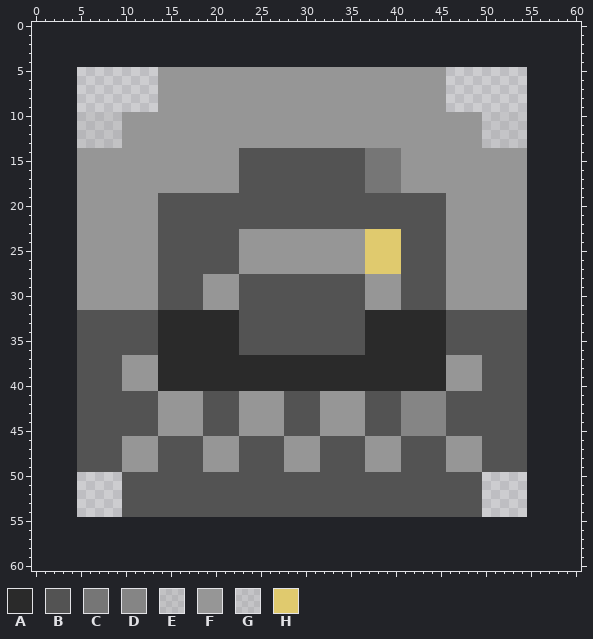
Pixel-art sprite: 170_Series/Assets/Scene one/Art/Phone/icon/setting.png. Above, as it was before the edit.
The file is 50x50 pixels. Pixels under 10% opacity are left out. Colours within 5 levels of each other are drawn and written as one. The old version is drawn lined up with the new one, on the new canvas.
Palette (. is transparent): A #2a2a2a  B #535353  C #767676  D #858585  E #94949432  F #969696  G #9a9a9a2b  H #e0ca6e
Pixels before (only the part around the change), first column x 0:
 0 .............................................................
 1 .............................................................
 2 .............................................................
 3 .............................................................
 4 .............................................................
 5 ..............FFFFFFFFFFFFFFFFFFFFFFFFFFFFFFFF...............
 6 ..............FFFFFFFFFFFFFFFFFFFFFFFFFFFFFFFF...............
 7 ..............FFFFFFFFFFFFFFFFFFFFFFFFFFFFFFFF...............
 8 ..............FFFFFFFFFFFFFFFFFFFFFFFFFFFFFFFF...............
 9 ..............FFFFFFFFFFFFFFFFFFFFFFFFFFFFFFFF...............
10 .....EEEEEFFFFFFFFFFFFFFFFFFFFFFFFFFFFFFFFFFFFFFFFGGGGG......
11 .....EEEEEFFFFFFFFFFFFFFFFFFFFFFFFFFFFFFFFFFFFFFFFGGGGG......
12 .....EEEEEFFFFFFFFFFFFFFFFFFFFFFFFFFFFFFFFFFFFFFFFGGGGG......
13 .....EEEEEFFFFFFFFFFFFFFFFFFFFFFFFFFFFFFFFFFFFFFFFGGGGG......
14 .....FFFFFFFFFFFFFFFFFFBBBBBBBBBBBBBBCCCCFFFFFFFFFFFFFF......
15 .....FFFFFFFFFFFFFFFFFFBBBBBBBBBBBBBBCCCCFFFFFFFFFFFFFF......
16 .....FFFFFFFFFFFFFFFFFFBBBBBBBBBBBBBBCCCCFFFFFFFFFFFFFF......
17 .....FFFFFFFFFFFFFFFFFFBBBBBBBBBBBBBBCCCCFFFFFFFFFFFFFF......
18 .....FFFFFFFFFFFFFFFFFFBBBBBBBBBBBBBBCCCCFFFFFFFFFFFFFF......
19 .....FFFFFFFFFBBBBBBBBBBBBBBBBBBBBBBBBBBBBBBBBFFFFFFFFF......
20 .....FFFFFFFFFBBBBBBBBBBBBBBBBBBBBBBBBBBBBBBBBFFFFFFFFF......
21 .....FFFFFFFFFBBBBBBBBBBBBBBBBBBBBBBBBBBBBBBBBFFFFFFFFF......
22 .....FFFFFFFFFBBBBBBBBBBBBBBBBBBBBBBBBBBBBBBBBFFFFFFFFF......
23 .....FFFFFFFFFBBBBBBBBBFFFFFFFFFFFFFFHHHHBBBBBFFFFFFFFF......
24 .....FFFFFFFFFBBBBBBBBBFFFFFFFFFFFFFFHHHHBBBBBFFFFFFFFF......
25 .....FFFFFFFFFBBBBBBBBBFFFFFFFFFFFFFFHHHHBBBBBFFFFFFFFF......
26 .....FFFFFFFFFBBBBBBBBBFFFFFFFFFFFFFFHHHHBBBBBFFFFFFFFF......
27 .....FFFFFFFFFBBBBBBBBBFFFFFFFFFFFFFFHHHHBBBBBFFFFFFFFF......
28 .....FFFFFFFFFBBBBBFFFFBBBBBBBBBBBBBBFFFFBBBBBFFFFFFFFF......
29 .....FFFFFFFFFBBBBBFFFFBBBBBBBBBBBBBBFFFFBBBBBFFFFFFFFF......
30 .....FFFFFFFFFBBBBBFFFFBBBBBBBBBBBBBBFFFFBBBBBFFFFFFFFF......
31 .....FFFFFFFFFBBBBBFFFFBBBBBBBBBBBBBBFFFFBBBBBFFFFFFFFF......
32 .....BBBBBBBBBAAAAAAAAABBBBBBBBBBBBBBAAAAAAAAABBBBBBBBB......
33 .....BBBBBBBBBAAAAAAAAABBBBBBBBBBBBBBAAAAAAAAABBBBBBBBB......
34 .....BBBBBBBBBAAAAAAAAABBBBBBBBBBBBBBAAAAAAAAABBBBBBBBB......
35 .....BBBBBBBBBAAAAAAAAABBBBBBBBBBBBBBAAAAAAAAABBBBBBBBB......
36 .....BBBBBBBBBAAAAAAAAABBBBBBBBBBBBBBAAAAAAAAABBBBBBBBB......
37 .....BBBBBFFFFAAAAAAAAAAAAAAAAAAAAAAAAAAAAAAAAFFFFBBBBB......
38 .....BBBBBFFFFAAAAAAAAAAAAAAAAAAAAAAAAAAAAAAAAFFFFBBBBB......
39 .....BBBBBFFFFAAAAAAAAAAAAAAAAAAAAAAAAAAAAAAAAFFFFBBBBB......
40 .....BBBBBFFFFAAAAAAAAAAAAAAAAAAAAAAAAAAAAAAAAFFFFBBBBB......
41 .....BBBBBBBBBFFFFFBBBBFFFFFBBBBFFFFFBBBBDDDDDBBBBBBBBB......
42 .....BBBBBBBBBFFFFFBBBBFFFFFBBBBFFFFFBBBBDDDDDBBBBBBBBB......
43 .....BBBBBBBBBFFFFFBBBBFFFFFBBBBFFFFFBBBBDDDDDBBBBBBBBB......
44 .....BBBBBBBBBFFFFFBBBBFFFFFBBBBFFFFFBBBBDDDDDBBBBBBBBB......
45 .....BBBBBBBBBFFFFFBBBBFFFFFBBBBFFFFFBBBBDDDDDBBBBBBBBB......
46 .....BBBBBFFFFBBBBBFFFFBBBBBFFFFBBBBBFFFFBBBBBFFFFBBBBB......
47 .....BBBBBFFFFBBBBBFFFFBBBBBFFFFBBBBBFFFFBBBBBFFFFBBBBB......
48 .....BBBBBFFFFBBBBBFFFFBBBBBFFFFBBBBBFFFFBBBBBFFFFBBBBB......
49 .....BBBBBFFFFBBBBBFFFFBBBBBFFFFBBBBBFFFFBBBBBFFFFBBBBB......
50 ..........BBBBBBBBBBBBBBBBBBBBBBBBBBBBBBBBBBBBBBBB...........
51 ..........BBBBBBBBBBBBBBBBBBBBBBBBBBBBBBBBBBBBBBBB...........
52 ..........BBBBBBBBBBBBBBBBBBBBBBBBBBBBBBBBBBBBBBBB...........
53 ..........BBBBBBBBBBBBBBBBBBBBBBBBBBBBBBBBBBBBBBBB...........
54 ..........BBBBBBBBBBBBBBBBBBBBBBBBBBBBBBBBBBBBBBBB...........
55 .............................................................
56 .............................................................
57 .............................................................
58 .............................................................
59 .............................................................
60 .............................................................
Once edited:
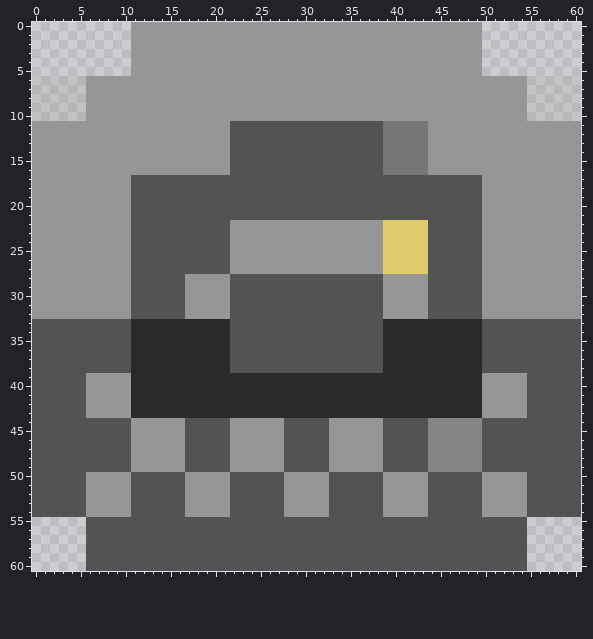
The exact change:
canvas 50x50 -> 61x61, the old top-left corner now at 5,5
y 0..4: x 11..49 ....................................... -> FFFFFFFFFFFFFFFFFFFFFFFFFFFFFFFFFFFFFFF
y 5: x 11..13 ... -> FFF; x 46..49 .... -> FFFF
y 6..9: x 0..13 .............. -> EEEEEEFFFFFFFF; x 46..60 ............... -> FFFFFFFFFGGGGGG
y 10: x 0..4 ..... -> EEEEE; x 6..9 EEEE -> FFFF; x 50..60 GGGGG...... -> FFFFFGGGGGG
y 11..13: x 0..9 .....EEEEE -> FFFFFFFFFF; x 22..43 FFFFFFFFFFFFFFFFFFFFFF -> BBBBBBBBBBBBBBBBBCCCCC; x 50..60 GGGGG...... -> FFFFFFFFFFF
y 14..16: x 0..4 ..... -> FFFFF; x 22 F -> B; x 37..38 CC -> BB; x 41..43 FFF -> CCC; x 55..60 ...... -> FFFFFF
y 17..18: x 0..4 ..... -> FFFFF; x 11..22 FFFFFFFFFFFF -> BBBBBBBBBBBB; x 37..49 CCCCFFFFFFFFF -> BBBBBBBBBBBBB; x 55..60 ...... -> FFFFFF
y 19..21: x 0..4 ..... -> FFFFF; x 11..13 FFF -> BBB; x 46..49 FFFF -> BBBB; x 55..60 ...... -> FFFFFF
y 22: x 0..4 ..... -> FFFFF; x 11..13 FFF -> BBB; x 22..43 BBBBBBBBBBBBBBBBBBBBBB -> FFFFFFFFFFFFFFFFFHHHHH; x 46..49 FFFF -> BBBB; x 55..60 ...... -> FFFFFF
y 23..27: x 0..4 ..... -> FFFFF; x 11..13 FFF -> BBB; x 22 B -> F; x 37..38 HH -> FF; x 41..43 BBB -> HHH; x 46..49 FFFF -> BBBB; x 55..60 ...... -> FFFFFF
y 28..31: x 0..4 ..... -> FFFFF; x 11..13 FFF -> BBB; x 17..18 BB -> FF; x 22 F -> B; x 37..38 FF -> BB; x 41..43 BBB -> FFF; x 46..49 FFFF -> BBBB; x 55..60 ...... -> FFFFFF
y 32: x 0..10 .....BBBBBB -> FFFFFFFFFFF; x 14..22 AAAAAAAAA -> BBBFFFFFB; x 37..45 AAAAAAAAA -> BBFFFFFBB; x 50..60 BBBBB...... -> FFFFFFFFFFF
y 33..36: x 0..4 ..... -> BBBBB; x 11..13 BBB -> AAA; x 22 A -> B; x 37..38 AA -> BB; x 46..49 BBBB -> AAAA; x 55..60 ...... -> BBBBBB
y 37..38: x 0..4 ..... -> BBBBB; x 10..13 FFFF -> BAAA; x 22..38 AAAAAAAAAAAAAAAAA -> BBBBBBBBBBBBBBBBB; x 46..49 FFFF -> AAAA; x 55..60 ...... -> BBBBBB
y 39..40: x 0..4 ..... -> BBBBB; x 6..9 BBBB -> FFFF; x 11..13 FFF -> AAA; x 46..60 FFFFBBBBB...... -> AAAAFFFFFBBBBBB
y 41..43: x 0..4 ..... -> BBBBB; x 6..60 BBBBBBBBFFFFFBBBBFFFFFBBBBFFFFFBBBBDDDDDBBBBBBBBB...... -> FFFFFAAAAAAAAAAAAAAAAAAAAAAAAAAAAAAAAAAAAAAAFFFFFBBBBBB
y 44..45: x 0..4 ..... -> BBBBB; x 11..13 BBB -> FFF; x 17..18 FF -> BB; x 22 B -> F; x 32 F -> B; x 37..38 BB -> FF; x 41..43 DDD -> BBB; x 46..49 BBBB -> DDDD; x 55..60 ...... -> BBBBBB
y 46..49: x 0..4 ..... -> BBBBB; x 10 F -> B; x 14..16 BBB -> FFF; x 19..21 FFF -> BBB; x 23..31 BBBBBFFFF -> FFFFFBBBB; x 33..36 BBBB -> FFFF; x 39..40 FF -> BB; x 44..49 BBFFFF -> DDDDDD; x 55..60 ...... -> BBBBBB
y 50..54: x 0..10 ..........B -> BBBBBBFFFFF; x 17..21 BBBBB -> FFFFF; x 28..32 BBBBB -> FFFFF; x 39..43 BBBBB -> FFFFF; x 50..60 ........... -> FFFFFBBBBBB
y 55..60: x 6..54 ................................................. -> BBBBBBBBBBBBBBBBBBBBBBBBBBBBBBBBBBBBBBBBBBBBBBBBB
Where, in picture pixels (left, top, right, bottom), the same in both pictures:
changed: (32, 22, 581, 571)
